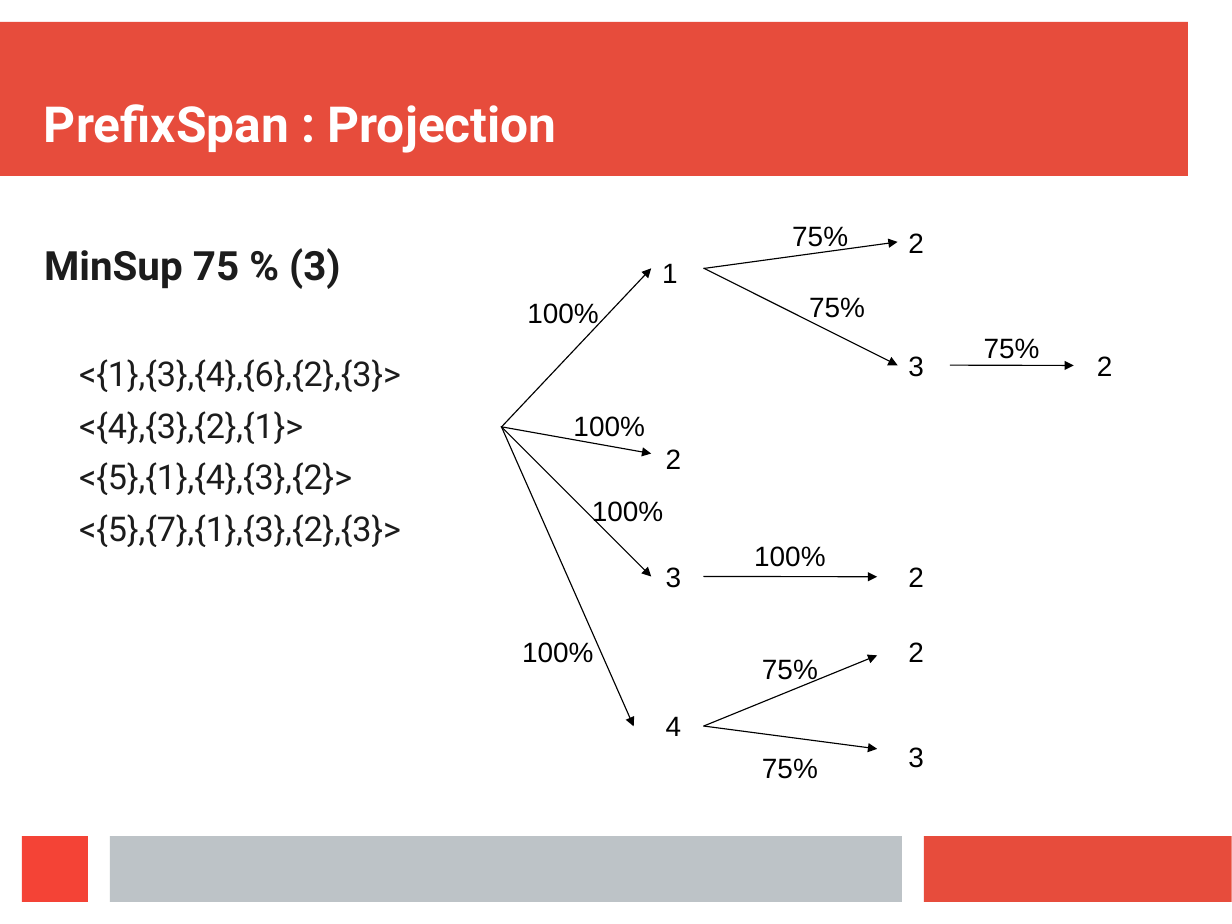
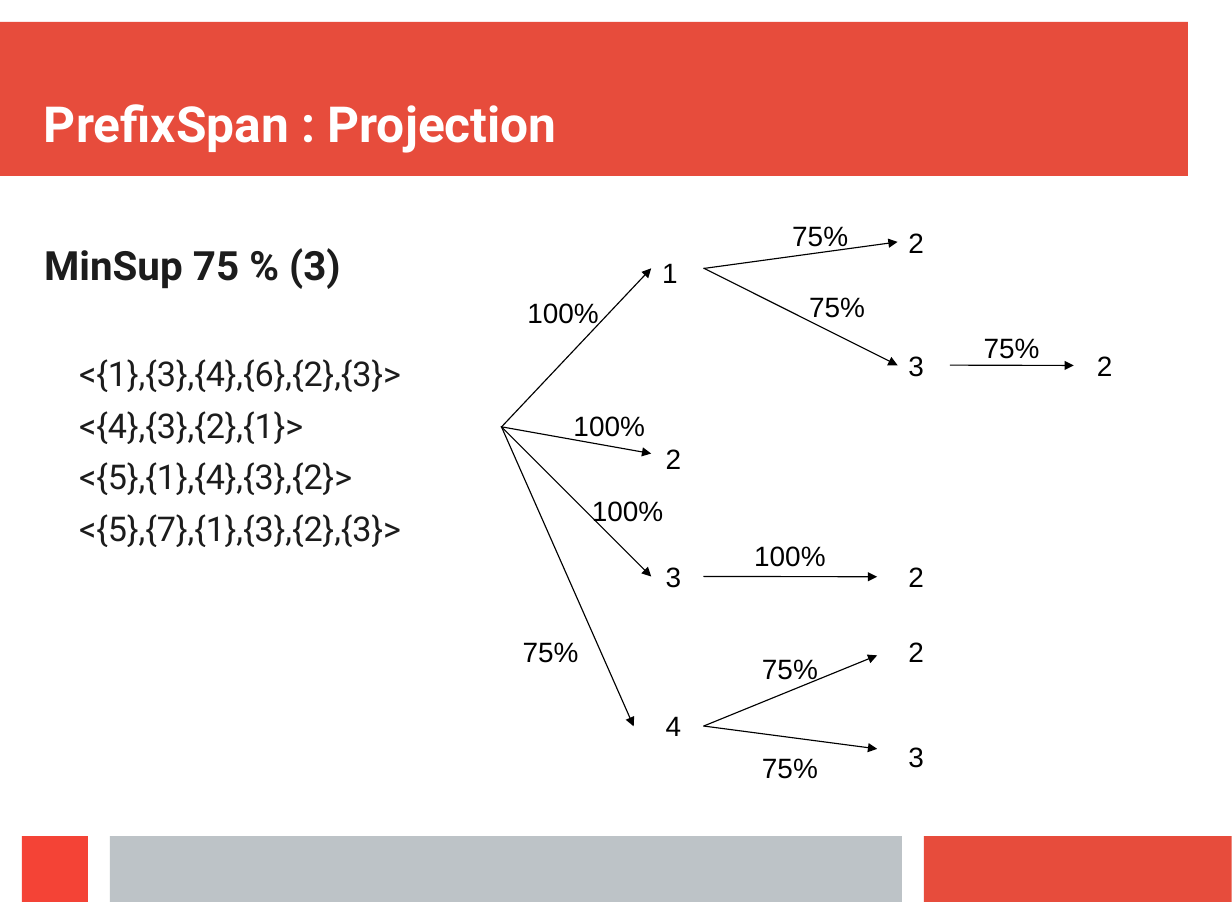
Before and after one commit to Symeon94/iaseminar, a slide deck: slide 43 of presentation/Presentation.ppt. Drawn at 1232x924 pixels with LibreOffice and Linux fonts; fonts in the diff are those of the drawing. Boxes give left, top, right and bottom in pixels: in the first picture for what was removed or moved away, otherwise in the second. Text is boxed around its words. In the diff, an @@ line names an element or a change of style, - is before the commit and + after.

```diff
--- a/presentation/Presentation.ppt
+++ b/presentation/Presentation.ppt
@@ text at (523,642,579,663): text changed @@
-100%
+75%
```
Also in this commit, not shown: 4 other slides changed, 1 slide added, 25 other files.
